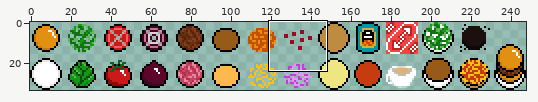
Two states of a sprite sheet, ENG1/tests/build/resources/main/atlas/food_placeholders_new_new.png. The picture above shows the old version from afar; the outline marks the close-up.
Close-up. First the earlier version:
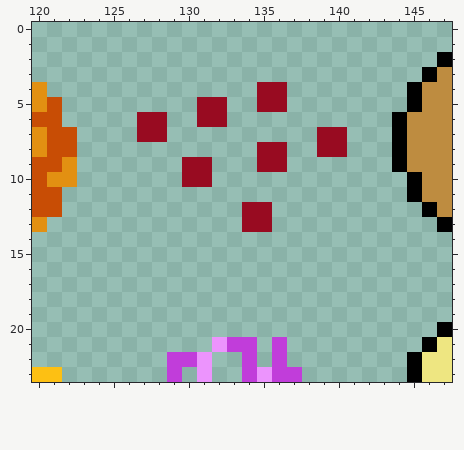
The file is 248x34 pixels. Pixels under 10% opacity are left out. Colours within 5 levels of each other are drawn and written as one. Shown: x 120..147, y 0..23.
New version:
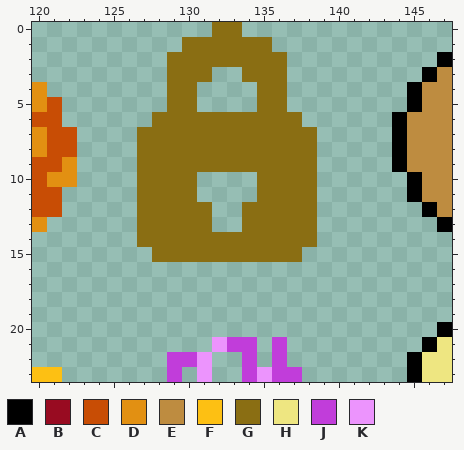
Palette (. is transparent): A #000000  B #980b21  C #c84d05  D #e29012  E #be8c40  F #fdc013  G #8a6e13  H #eee681  J #c13dda  K #ec94fd
Diff:
Changed rows in their new state; - is an unchanged pixel.
first column x 127:
 0 -----GG-------
 1 ---GGGGGG-----
 2 --GGGGGGGG----
 3 --GGG--GGG----
 4 --GG----GG----
 5 --GG..--GG----
 6 .GGGGGGGGGG---
 7 GGGGGGGGGGGG..
 8 GGGGGGGGGGGG..
 9 GGGGGGGGGGGG--
10 GGGG.---GGGG--
11 GGGG----GGGG--
12 GGGGG--GGGGG--
13 GGGGG--GGGGG--
14 GGGGGGGGGGGG--
15 -GGGGGGGGGG---
